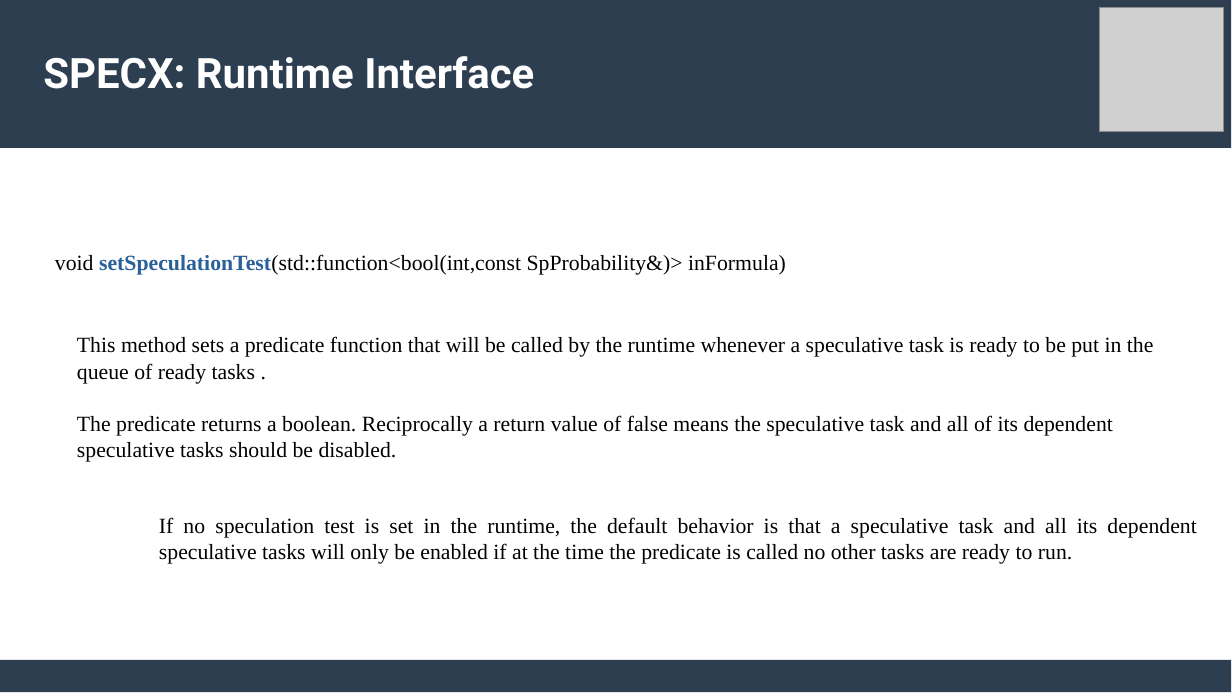
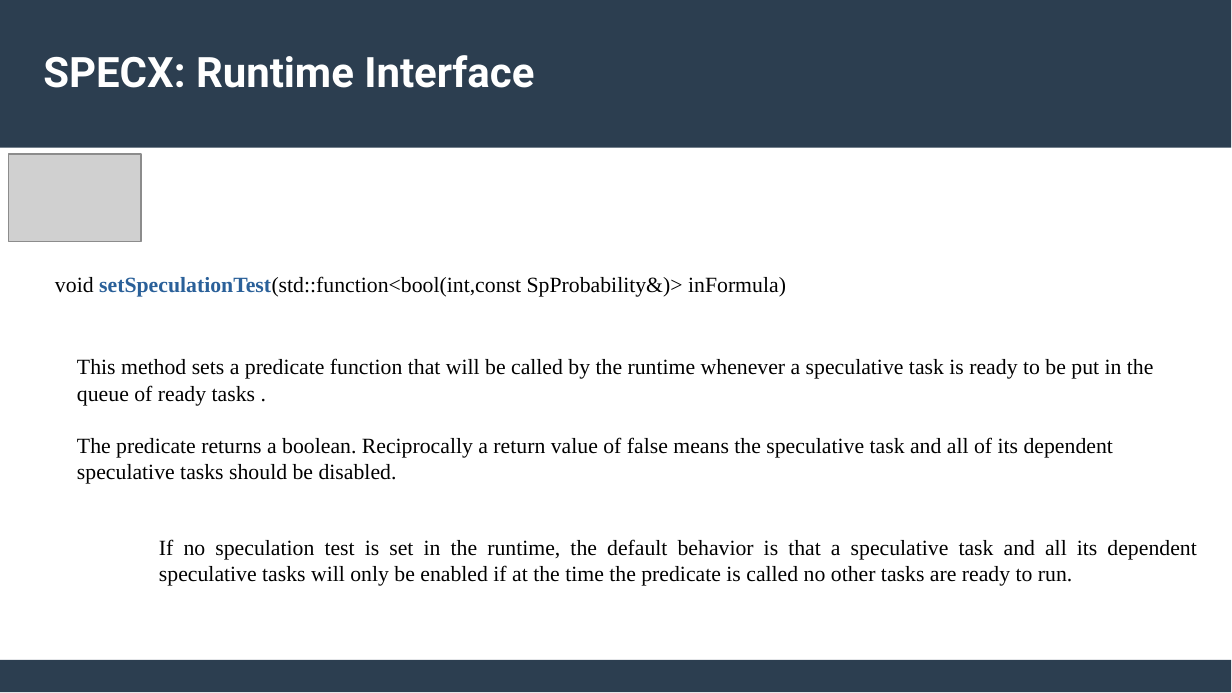
Before and after one commit to lemoinep/ParallelProgramming, a slide deck: slide 9 of MySlides/Session6_ParallelProgramming_Specx.pptx. Drawn at 1232x693 pixels with LibreOffice and Linux fonts; fonts in the diff are those of the drawing; grey boxes stand for pictures. Boxes give left, top, right and bottom in pixels: in the first picture for what was removed or moved away, otherwise in the second. Text is boxed around its words. In the diff, an @@ line names an element or a change of style, - is before the commit and + after.

```diff
--- a/MySlides/Session6_ParallelProgramming_Specx.pptx
+++ b/MySlides/Session6_ParallelProgramming_Specx.pptx
@@ picture removed at [1100, 8, 1224, 132] @@
@@ picture added at [9, 154, 141, 243] @@
@@ text "void setSpeculationTest(std::function<bool(int,const SpProba ...": place and size @@
-text "void setSpeculationTest(std::function<bool(int,const SpProba ..." at [55, 254, 786, 275]
+text "void setSpeculationTest(std::function<bool(int,const SpProba ..." at [55, 276, 786, 297]
@@ text "This method sets a predicate ...": place and size @@
-text "This method sets a predicate ..." at [77, 336, 1154, 462]
+text "This method sets a predicate ..." at [77, 358, 1154, 484]
@@ text "If no speculation test is ...": place and size @@
-text "If no speculation test is ..." at [159, 517, 1196, 564]
+text "If no speculation test is ..." at [159, 539, 1196, 586]
```
Also in this commit, not shown: 11 other slides changed, 1 other file.
